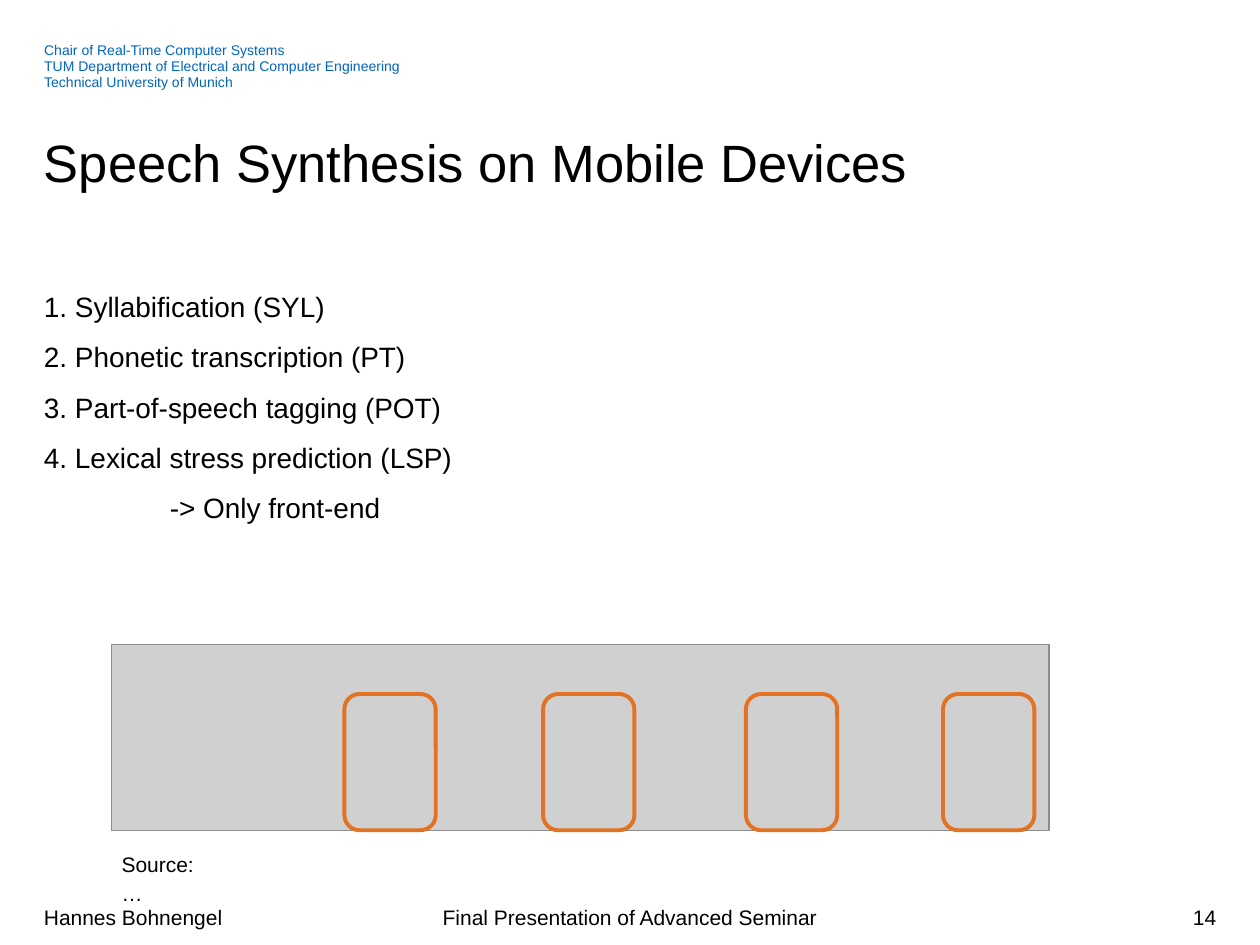
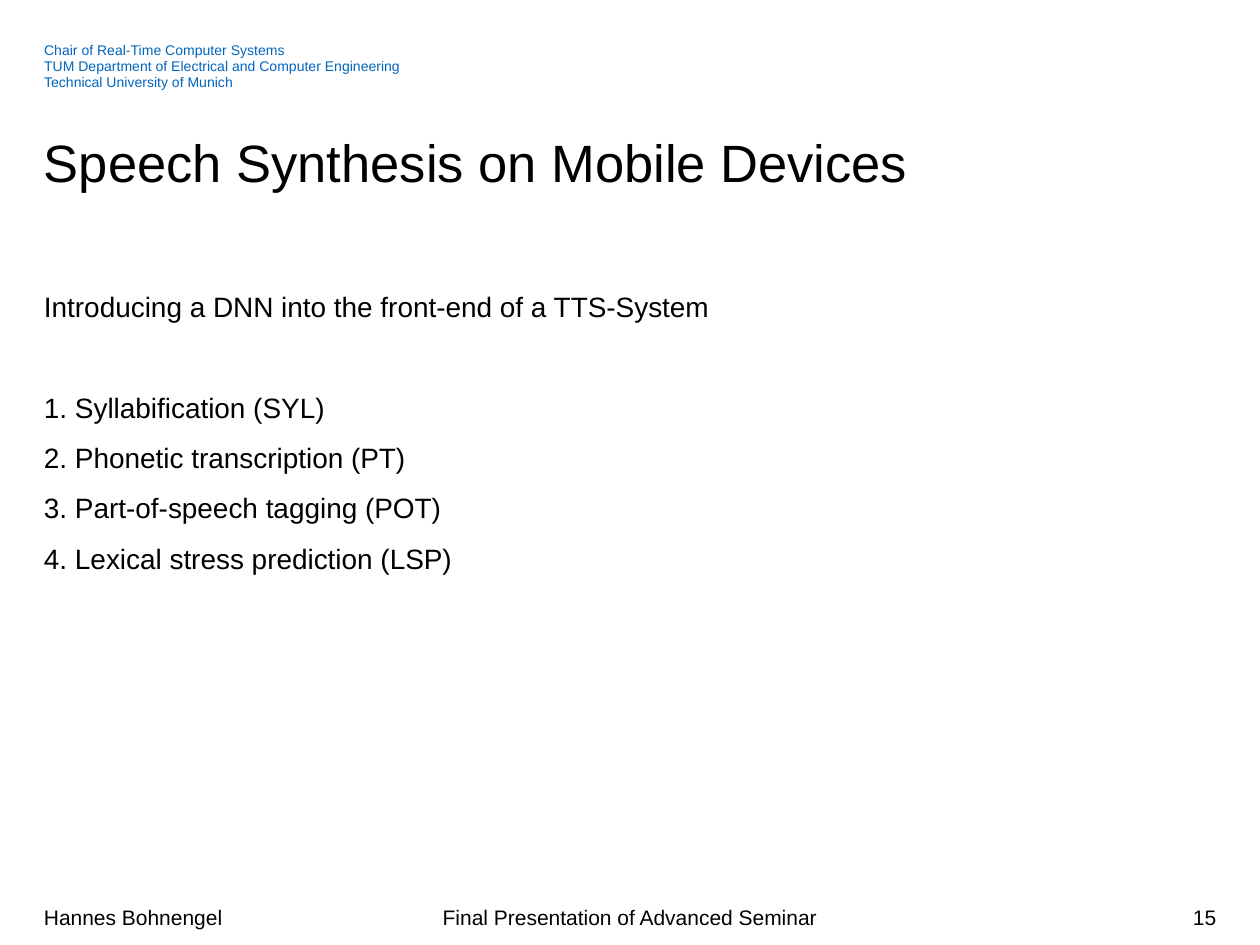
Before and after one commit to hannesb0/deeplearning, a slide deck: slide 15 of pres/Final_Presentation_V02.pptx (slide 14 before the commit). Drawn at 1260x945 pixels with LibreOffice and Linux fonts; fonts in the diff are those of the drawing; grey boxes stand for pictures; background and template pictures are left out. Boxes give left, top, right and bottom in pixels: in the first picture for what was removed or moved away, otherwise in the second. Text is boxed around its words. In the diff, an @@ line names an element or a change of style, - is before the commit and + after.

```diff
--- a/pres/Final_Presentation_V02.pptx
+++ b/pres/Final_Presentation_V02.pptx
@@ text at [44,296,709,322]: paragraph added @@
+Introducing a DNN into the front-end of a TTS-System
@@ text at [203,497,380,523]: paragraph removed @@
--> Only front-end
@@ picture removed at [111,645,1048,830] @@
@@ group removed at [344,694,1033,830]: 4 rounded rectangles @@
@@ text removed at [122,857,194,873] @@
-Source: …
@@ page number at [1193,910,1216,926]: text changed @@
-14
+15
```
Also in this commit, not shown: 6 other slides changed, 5 slides added, 8 slides removed.
